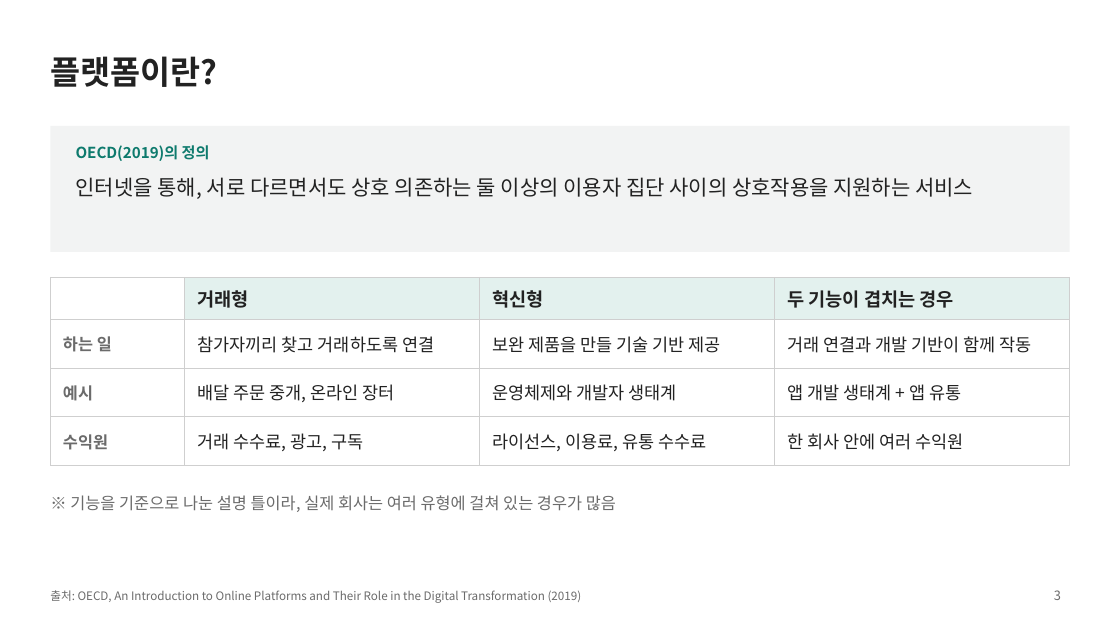
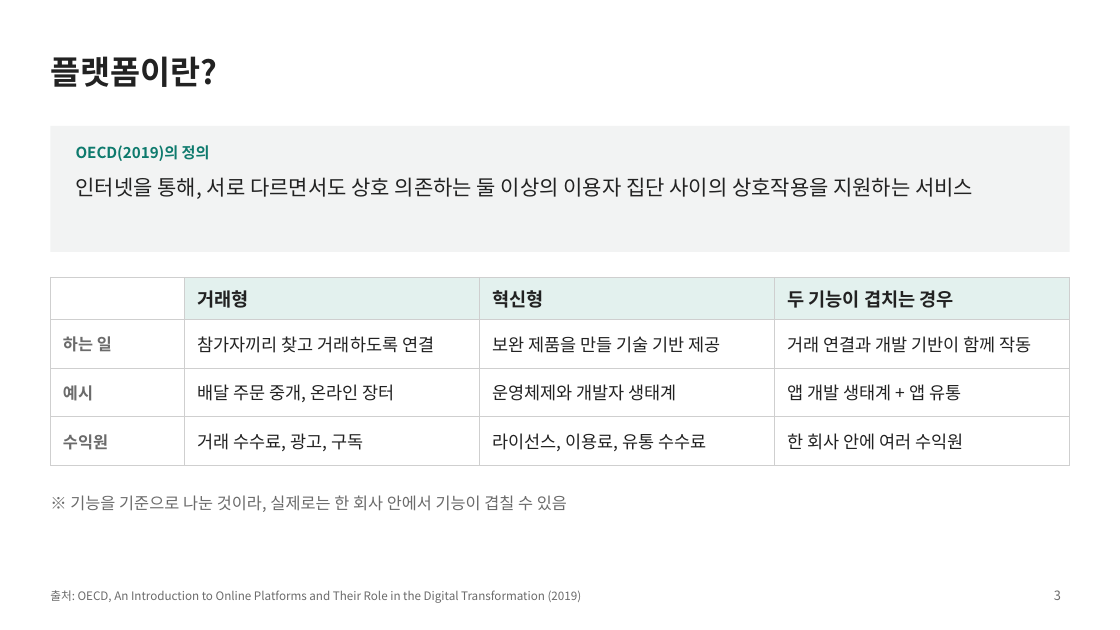
Before and after one commit to noya73305610-coder/-, a slide deck: slide 3 of 플랫폼_독점_발표_수정본.pptx. Drawn at 1120x630 pixels with LibreOffice and Linux fonts; fonts in the diff are those of the drawing. Boxes give left, top, right and bottom in pixels: in the first picture for what was removed or moved away, otherwise in the second. Text is boxed around its words. In the diff, an @@ line names an element or a change of style, - is before the commit and + after.

```diff
--- a/플랫폼_독점_발표_수정본.pptx
+++ b/플랫폼_독점_발표_수정본.pptx
@@ text at [70, 495, 567, 512]: text changed @@
-※ 기능을 기준으로 나눈 설명 틀이라, 실제 회사는 여러 유형에 걸쳐 있는 경우가 많음
+※ 기능을 기준으로 나눈 것이라, 실제로는 한 회사 안에서 기능이 겹칠 수 있음
```
Also in this commit, not shown: 13 other slides changed.
